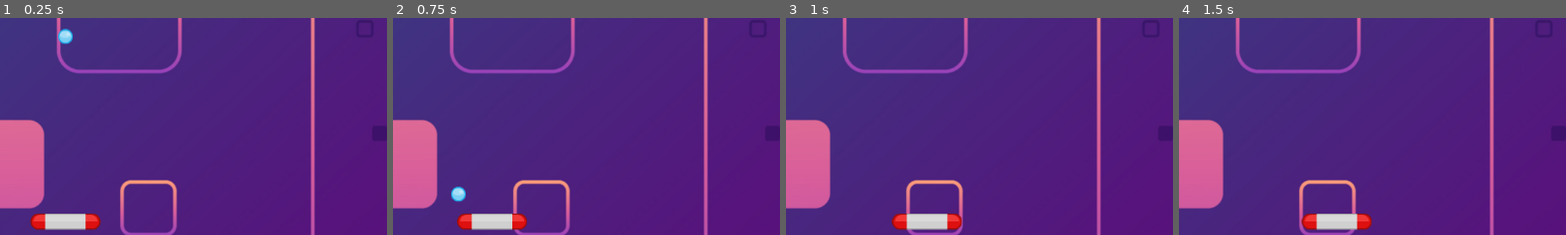
Above: before the commit, frames 1-4 (left to right).
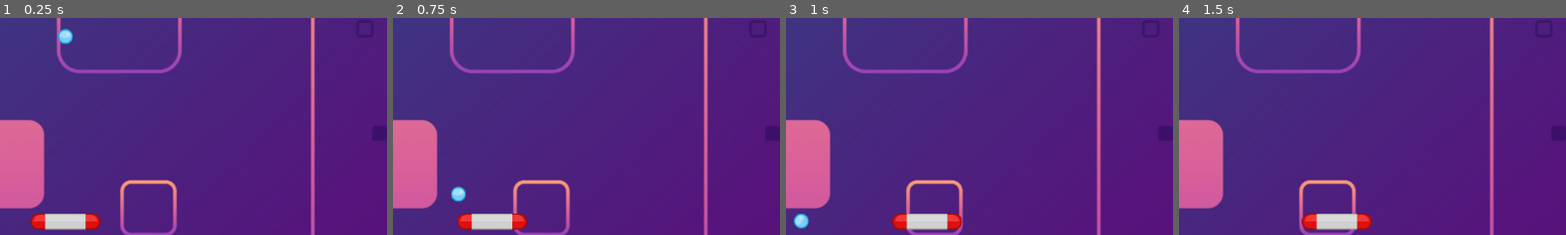
Above: after the commit, the same moments.

Repository: akj-07/BrickBreaker
Game: Godot game, scene res://Game/game.tscn
The game is run twice, just before and just after one commit, with the same random seed, the same clock (stepped at 60 frames per second) and the same inputs.
Inputs:
- Up to frame 1 (0.25 s): no input
- Up to frame 2 (0.75 s): tap Enter at 0.5 s; hold Right (move_right) from 0.53 s (still down)
- Up to frame 3 (1 s): keep holding Right (move_right)
- Up to frame 4 (1.5 s): release Right (move_right) at 1.28 s; hold Left (move_left) from 1.28 s (still down)
The pictures show only the part of the screen within x 42-91%, y 50-100%; the shares and areas given below are measured in that part.

Frames 1-2 are identical in both runs. In frame 3, 0.2% of the frame differs, in the area x 2-7%, y 90-98%; in frame 4, nothing differs.

Commit message:
feat: Added bounce property to ball

Diff:
--- a/Ball/ball.tscn
+++ b/Ball/ball.tscn
@@ -1,11 +1,30 @@
-[gd_scene load_steps=3 format=3 uid="uid://q6nx3suh8rxn"]
+[gd_scene load_steps=5 format=3 uid="uid://q6nx3suh8rxn"]
 
 [ext_resource type="Texture2D" uid="uid://c0qdyp20q0hwf" path="res://Assets/png/ballBlue.png" id="1_l4sn5"]
+
+[sub_resource type="PhysicsMaterial" id="PhysicsMaterial_65gad"]
+bounce = 1.0
+
+[sub_resource type="GDScript" id="GDScript_l4sn5"]
+script/source = "extends RigidBody2D
+
+
+# Called when the node enters the scene tree for the first time.
+func _ready() -> void:
+	pass # Replace with function body.
+
+
+# Called every frame. 'delta' is the elapsed time since the previous frame.
+func _process(delta: float) -> void:
+	pass
+"
 
 [sub_resource type="CircleShape2D" id="CircleShape2D_ov5dl"]
 radius = 12.0
 
 [node name="Ball" type="RigidBody2D"]
+physics_material_override = SubResource("PhysicsMaterial_65gad")
+script = SubResource("GDScript_l4sn5")
 
 [node name="Sprite2D" type="Sprite2D" parent="."]
 texture = ExtResource("1_l4sn5")
Not shown, changed: .DS_Store
Not shown, changed: Game/.DS_Store
